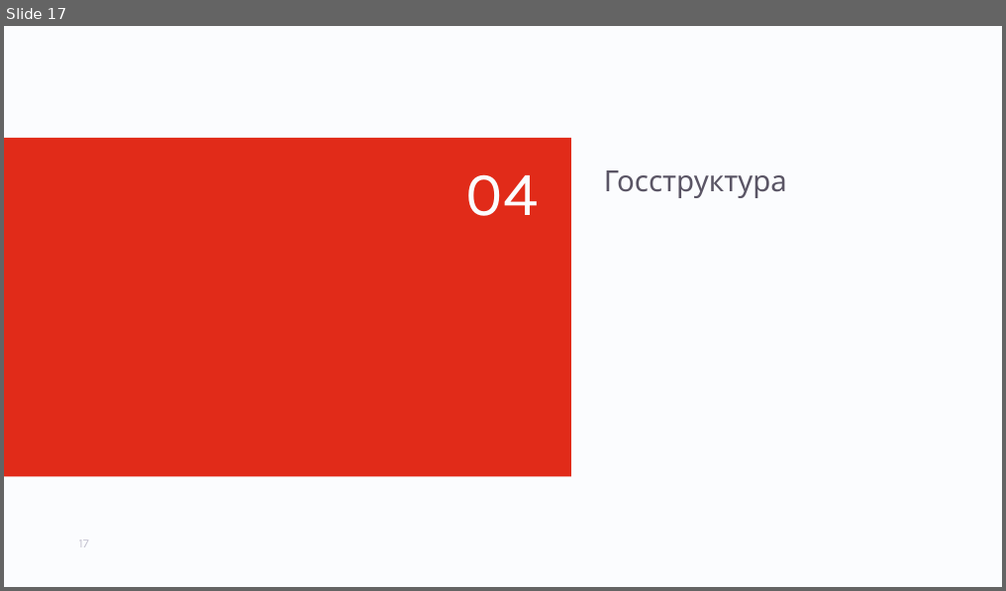
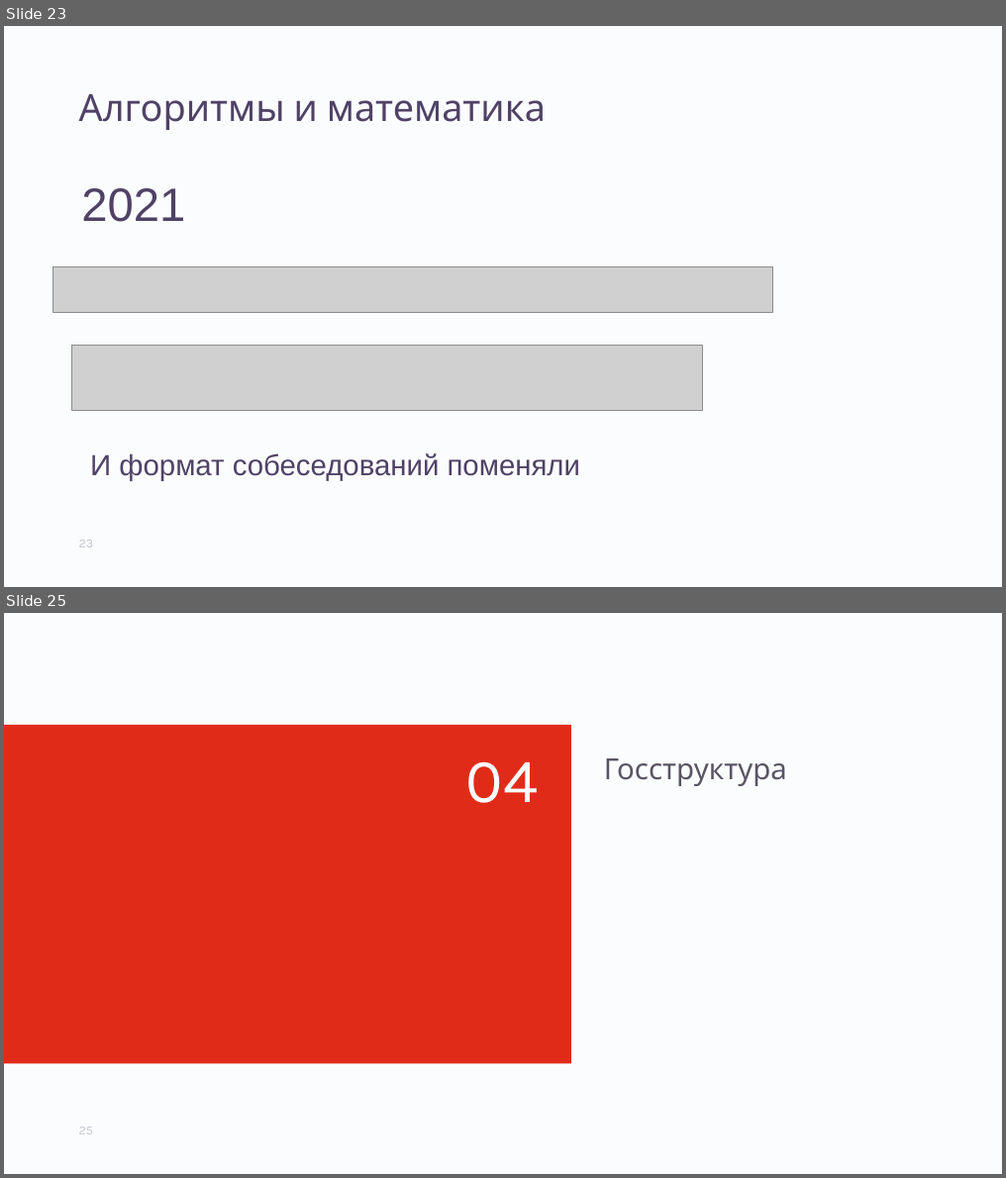
Before and after one commit to aptakhin/talks, a slide deck: 2021-Ptakhin-Hiring.pptx. Shown one above the other, each under a label of ours: slide 17 before the commit, slides 23 and 25 after it; the slides between them are not shown. The pictures are 1006x591 and 1006x1178 pixels, drawn with LibreOffice and Linux fonts; fonts in the diff are those of the drawing; grey boxes stand for pictures; background and template pictures are left out. Boxes give left, top, right and bottom in pixels: in the first picture for what was removed or moved away, otherwise in the second. Text is boxed around its words. In the diff, an @@ line names an element or a change of style, - is before the commit and + after.

```diff
--- a/2021-Ptakhin-Hiring.pptx
+++ b/2021-Ptakhin-Hiring.pptx
@@ slide 23 added at box(4, 26, 1002, 587), background #FBFCFE @@
@@ title added at box(79, 94, 546, 130), 36 pt, text #4F4266 @@
+Алгоритмы и математика
@@ text added at box(81, 188, 185, 222), 45 pt, text #4F4266 @@
+2021
@@ picture added at box(54, 267, 773, 313) @@
@@ picture added at box(72, 346, 703, 411) @@
@@ text added at box(90, 454, 580, 481), 28 pt, text #4F4266 @@
+И формат собеседований поменяли
@@ page number added at box(79, 540, 94, 548), 12 pt, text #C6C4D2 @@
+23
@@ what was slide 17 is now slide 25 @@
@@ page number at box(79, 1127, 93, 1135): text changed @@
-17
+25
```
Also in this commit, not shown: 6 slides changed, 18 other slides added, 13 slides removed, 2 other files.
